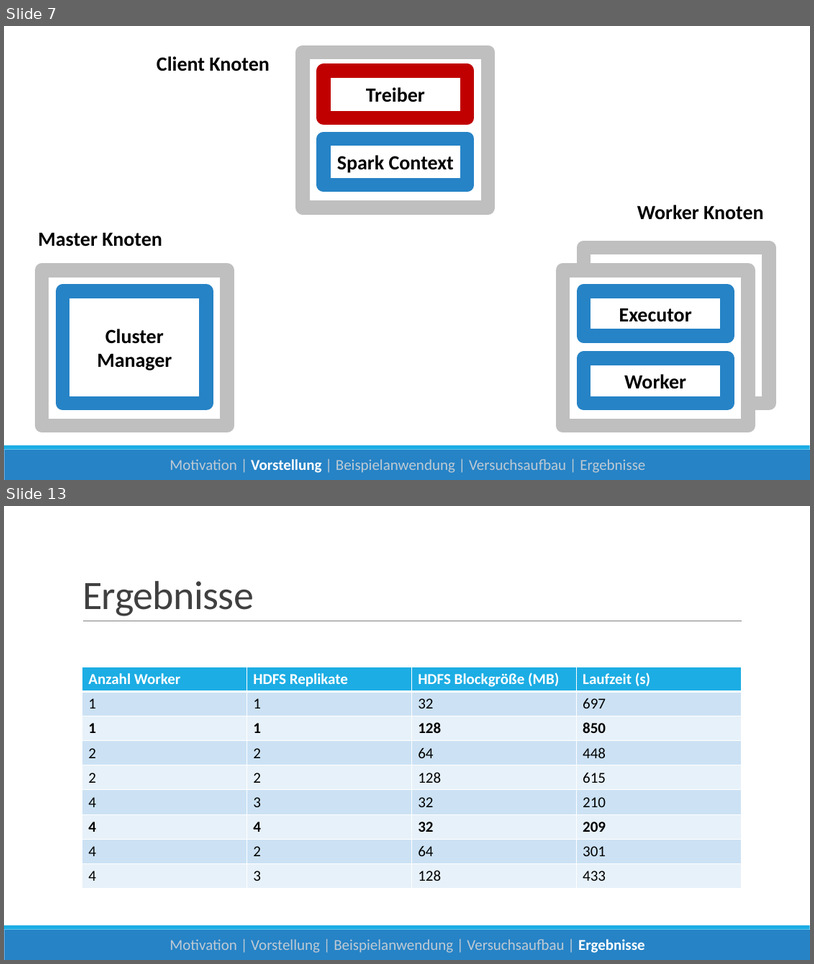
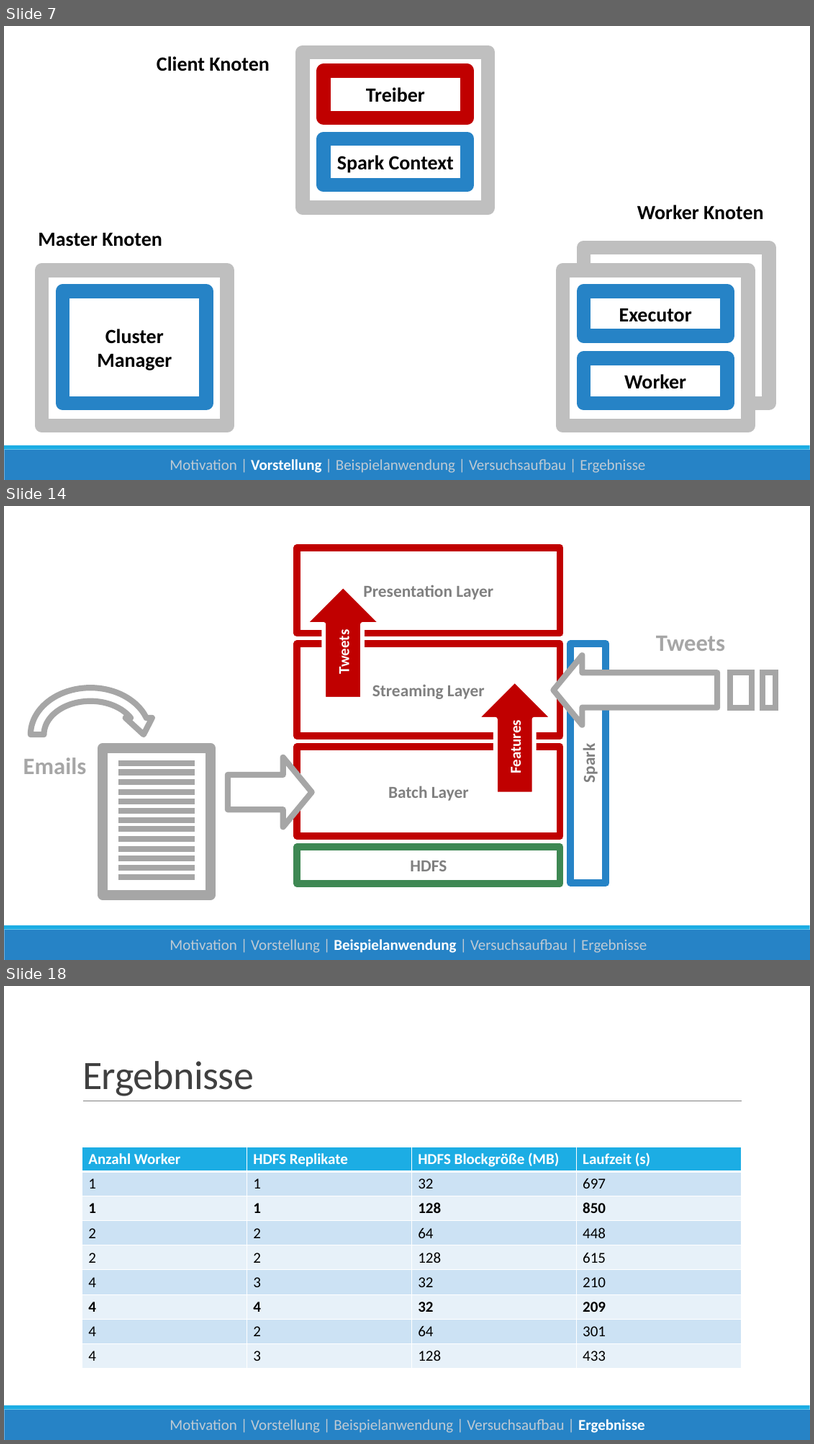
Before and after one commit to danck/bachelor_thesis, a slide deck: 0 - Entwürfe/Skalierbare Datenanalyse mit Apache Spark.pptx. Shown one above the other, each under a label of ours: slides 7 and 13 before the commit, slides 7, 14 and 18 after it; the slides between them are not shown. The pictures are 814x964 and 814x1444 pixels, drawn with LibreOffice and Linux fonts; fonts in the diff are those of the drawing. Boxes give left, top, right and bottom in pixels: in the first picture for what was removed or moved away, otherwise in the second. Text is boxed around its words. In the diff, an @@ line names an element or a change of style, - is before the commit and + after.

```diff
--- a/0 - Entwürfe/Skalierbare Datenanalyse mit Apache Spark.pptx
+++ b/0 - Entwürfe/Skalierbare Datenanalyse mit Apache Spark.pptx
@@ slide 14 added at [4,506,810,960], background #FFFFFF at 52% opacity; not listed: 2 template elements that a slide beside it also shows @@
@@ rectangle added at [298,548,561,633], fill #FFFFFF, outline #C00000 8.5 pt, 20 pt, text #808080, bold @@
+Presentation Layer
@@ down arrow added at [305,585,382,699], fill #C00000, outline #FFFFFF 5 pt, 18 pt, text #FFFFFF, bold @@
+Tweets
@@ rectangle added at [70,602,748,633], fill #FFFFFF @@
@@ rectangle added at [298,644,561,736], fill #FFFFFF, outline #C00000 8.5 pt, 20 pt, text #808080, bold @@
+Streaming Layer
@@ right arrow added at [554,656,718,725], fill #FFFFFF, outline #A6A6A6 7 pt @@
@@ rectangle added at [571,644,606,883], fill #FFFFFF, outline #2683C6 8.5 pt, 20 pt, text #808080, bold @@
+Spark
@@ text added at [656,636,725,651], 28 pt, text #A6A6A6, bold @@
+Tweets
@@ rectangle added at [730,672,752,708], fill #FFFFFF, outline #A6A6A6 7 pt @@
@@ rectangle added at [763,672,776,708], fill #FFFFFF, outline #A6A6A6 7 pt @@
@@ circular arrow added at [24,681,157,788], fill #FFFFFF, outline #A6A6A6 7 pt @@
@@ down arrow added at [476,680,554,794], fill #C00000, outline #FFFFFF 5 pt, 18 pt, text #FFFFFF, bold @@
+Features
@@ text added at [23,757,87,774], 28 pt, text #A6A6A6, bold @@
+Emails
@@ rectangle added at [103,748,211,894], fill #FFFFFF, outline #A6A6A6 12 pt @@
@@ right arrow added at [228,757,312,826], fill #FFFFFF, outline #A6A6A6 7 pt @@
@@ rectangle added at [298,746,561,836], fill #FFFFFF, outline #C00000 8.5 pt, 20 pt, text #808080, bold @@
+Batch Layer
@@ rectangle added at [298,847,561,883], fill #FFFFFF, outline #3E8853 8.5 pt, 20 pt, text #808080, bold @@
+HDFS
@@ group added at [118,763,195,877]: 13 lines @@
@@ text added at [170,939,647,952], 18 pt, text #BECAD4 @@
+Motivation | Vorstellung | Beispielanwendung | Versuchsaufbau | Ergebnisse
@@ what was slide 13 is now slide 18 @@
```
Also in this commit, not shown: 5 slides changed, 9 other slides added, 3 slides removed.
